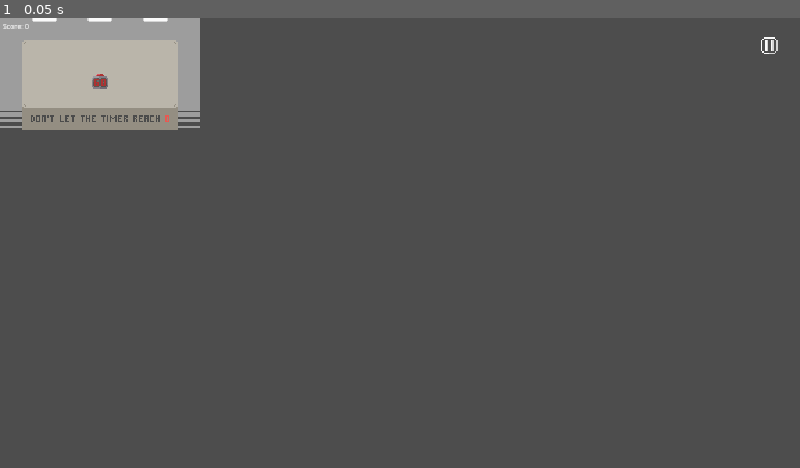
Above: before the commit, frame 1.
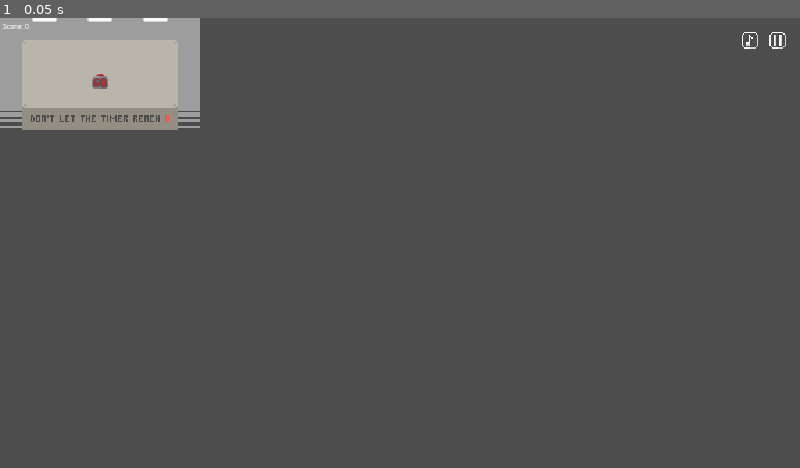
Above: after the commit, the same moment.

Repository: GragonGit/Too-Many-Timers
Game: Godot game, scene res://main.tscn
Same seed, same stepped clock (60 frames per second), same inputs: the game is played once before the commit and once after it.
Inputs:
- Up to frame 1 (0.05 s): no input

The runs differ from the first frame. In frame 1, less than 0.1% of the frame differs, in the area x 92-99%, y 3-8%.

Commit message:
Add UI Buttons

Diff:
--- a/UI/UI.tscn
+++ b/UI/UI.tscn
@@ -2,10 +2,24 @@
 
 [ext_resource type="Script" uid="uid://d1f6rh0middfr" path="res://UI/ScoreDisplay/ScoreScript.gd" id="1_6dd3c"]
 [ext_resource type="Texture2D" uid="uid://dw88a2sa2rp84" path="res://UI/Pause/Pause.png" id="2_dhe1o"]
+[ext_resource type="Texture2D" uid="uid://cwmkmnd5kp1q2" path="res://UI/Audio/AudioOff.png" id="2_f1fl4"]
 [ext_resource type="Texture2D" uid="uid://cg4gyw7t72vrv" path="res://UI/Pause/Play.png" id="2_q0uhn"]
+[ext_resource type="Texture2D" uid="uid://50fnlot8l4e3" path="res://UI/Audio/AudioOn.png" id="3_jqf55"]
 
 [sub_resource type="LabelSettings" id="LabelSettings_h2yge"]
 font_size = 5
+
+[sub_resource type="StyleBoxEmpty" id="StyleBoxEmpty_qgmx8"]
+
+[sub_resource type="StyleBoxEmpty" id="StyleBoxEmpty_f1fl4"]
+
+[sub_resource type="StyleBoxEmpty" id="StyleBoxEmpty_jqf55"]
+
+[sub_resource type="StyleBoxEmpty" id="StyleBoxEmpty_byuxr"]
+
+[sub_resource type="StyleBoxEmpty" id="StyleBoxEmpty_d050y"]
+
+[sub_resource type="StyleBoxEmpty" id="StyleBoxEmpty_q0uhn"]
 
 [node name="Ui" type="Control" unique_id=703720092]
 layout_mode = 3
@@ -42,8 +56,34 @@
 [node name="HBoxContainer" type="HBoxContainer" parent="MarginContainer2" unique_id=122797539]
 layout_mode = 2
 
-[node name="CheckButton" type="CheckButton" parent="MarginContainer2/HBoxContainer" unique_id=1319644542]
+[node name="AudioButton" type="CheckButton" parent="MarginContainer2/HBoxContainer" unique_id=1319644542]
 layout_mode = 2
+theme_override_constants/h_separation = 0
+theme_override_styles/normal = SubResource("StyleBoxEmpty_qgmx8")
+theme_override_styles/pressed = SubResource("StyleBoxEmpty_f1fl4")
+theme_override_styles/hover = SubResource("StyleBoxEmpty_jqf55")
+theme_override_styles/hover_pressed = SubResource("StyleBoxEmpty_byuxr")
+theme_override_styles/disabled = SubResource("StyleBoxEmpty_d050y")
+theme_override_styles/focus = SubResource("StyleBoxEmpty_q0uhn")
+theme_override_icons/checked = ExtResource("3_jqf55")
+theme_override_icons/unchecked = ExtResource("2_f1fl4")
+theme_override_icons/checked_disabled = ExtResource("3_jqf55")
+theme_override_icons/unchecked_disabled = ExtResource("2_f1fl4")
+theme_override_icons/checked_mirrored = ExtResource("3_jqf55")
+theme_override_icons/unchecked_mirrored = ExtResource("2_f1fl4")
+theme_override_icons/checked_disabled_mirrored = ExtResource("3_jqf55")
+theme_override_icons/unchecked_disabled_mirrored = ExtResource("2_f1fl4")
+button_pressed = true
+
+[node name="PauseButton" type="CheckButton" parent="MarginContainer2/HBoxContainer" unique_id=161516244]
+layout_mode = 2
+theme_override_constants/h_separation = 0
+theme_override_styles/normal = SubResource("StyleBoxEmpty_qgmx8")
+theme_override_styles/pressed = SubResource("StyleBoxEmpty_f1fl4")
+theme_override_styles/hover = SubResource("StyleBoxEmpty_jqf55")
+theme_override_styles/hover_pressed = SubResource("StyleBoxEmpty_byuxr")
+theme_override_styles/disabled = SubResource("StyleBoxEmpty_d050y")
+theme_override_styles/focus = SubResource("StyleBoxEmpty_q0uhn")
 theme_override_icons/checked = ExtResource("2_q0uhn")
 theme_override_icons/unchecked = ExtResource("2_dhe1o")
 theme_override_icons/checked_disabled = ExtResource("2_q0uhn")
Binary file removed: UI/Audio/Audio.png
Binary file added: UI/Audio/AudioOff.png
Not shown, added: UI/Audio/AudioOff.png.import
Binary file added: UI/Audio/AudioOn.png
Not shown, changed: UI/Audio/AudioOn.png.import
